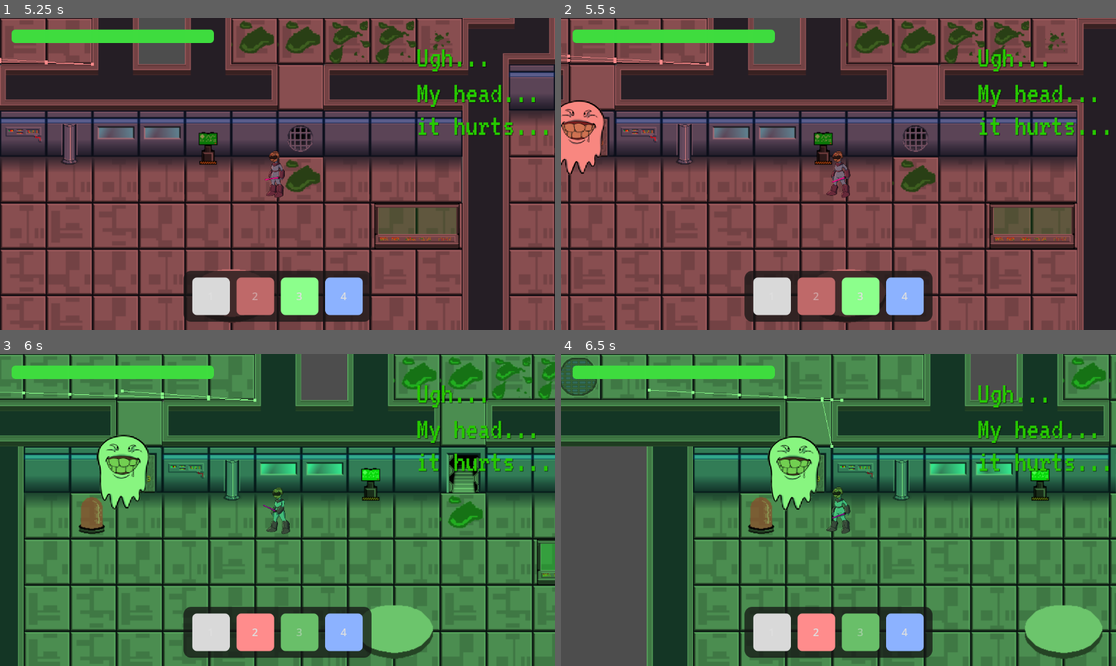
Above: before the commit, frames 1-4 (two rows, left to right).
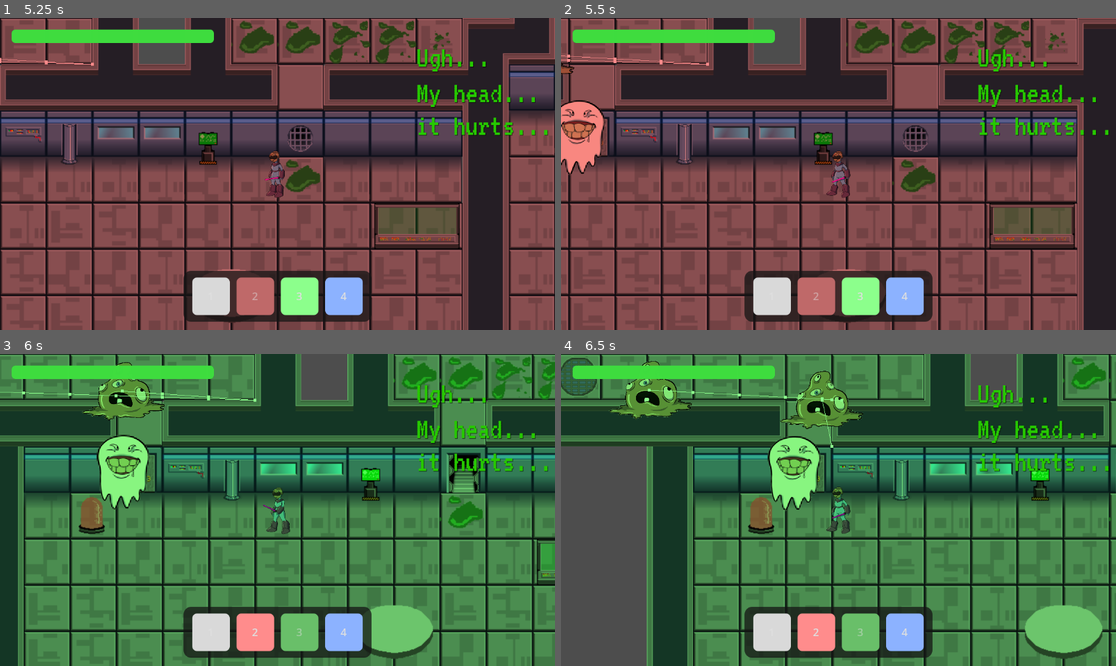
Above: after the commit, the same moments.

Repository: William-Barry-Aix/GGJ_2026
Game: Godot game, scene res://scenes/root/game_root.tscn
Two runs of this game, one before a commit and one after it. Both use one fixed random seed, a clock stepped at 60 frames per second and the inputs below.
Inputs (mouse positions are in pixels of both pictures, inside the frame that each line leads up to):
- Up to frame 1 (5.25 s): click "2" at 0.5 s; click "1" at 1.25 s; click "3" at 2 s; click "4" at 2.75 s; tap Enter at 3.5 s; move the mouse to (249, 236) at 3.52 s; press the mouse at (249, 236) at 3.53 s; hold W (move_up) 3.53-5.03 s; move the mouse to (444, 220) at 4.27 s; release the mouse at (444, 220) at 4.28 s; tap 1 (layer_1) at 4.35 s; move the mouse to (111, 127) at 5.02 s; hold A (move_left) from 5.03 s (still down); tap 2 (layer_2) at 5.1 s
- Up to frame 2 (5.5 s): keep holding A (move_left)
- Up to frame 3 (6 s): keep holding A (move_left); move the mouse to (305, 510) at 5.77 s; tap 3 (layer_3) at 5.85 s; click (305, 510) at 5.92 s
- Up to frame 4 (6.5 s): keep holding A (move_left)

Frame 1 is identical in both runs. In frame 2, less than 0.1% of the frame differs, in the area x 0-3%, y 14-19%; in frame 3, 1.0%; in frame 4, 2.2%, in the area x 8-55%, y 2-25%.

Commit message:
Added bolzeur png and bolzeur sprite on bolzeur

Diff:
--- a/scenes/mobs/bolzeur.tscn
+++ b/scenes/mobs/bolzeur.tscn
@@ -2,7 +2,7 @@
 
 [ext_resource type="PackedScene" uid="uid://xgg8sv68o3vr" path="res://scenes/mobs/base_mob.tscn" id="1_l27cy"]
 [ext_resource type="Script" uid="uid://bd5i2yb4p7tao" path="res://scenes/mobs/bolzeur.gd" id="2_24vju"]
-[ext_resource type="Texture2D" uid="uid://ben6sjdllbg4n" path="res://assets/art/sprites/mobs/GreenBlob.png" id="2_213k8"]
+[ext_resource type="Texture2D" uid="uid://j33vfgkkr1oy" path="res://assets/art/sprites/mobs/BolzeurSprite.png" id="3_2hksd"]
 [ext_resource type="AudioStream" uid="uid://cmt4ndpgmo26o" path="res://SFX/Bolzeur/bolzeur_attack.mp3" id="4_hxt15"]
 [ext_resource type="AudioStream" uid="uid://b34u0f4cmcjts" path="res://SFX/Bolzeur/Bolzeur_walk.mp3" id="5_2hksd"]
 
@@ -19,7 +19,9 @@
 
 [node name="Sprite2D" parent="." index="0"]
 unique_name_in_owner = true
-texture = ExtResource("2_213k8")
+rotation = -0.8883726
+scale = Vector2(0.2, 0.2)
+texture = ExtResource("3_2hksd")
 
 [node name="CollisionShape2D" parent="." index="1"]
 shape = SubResource("CircleShape2D_213k8")
Binary file added: assets/art/sprites/mobs/BolzeurSprite.png
